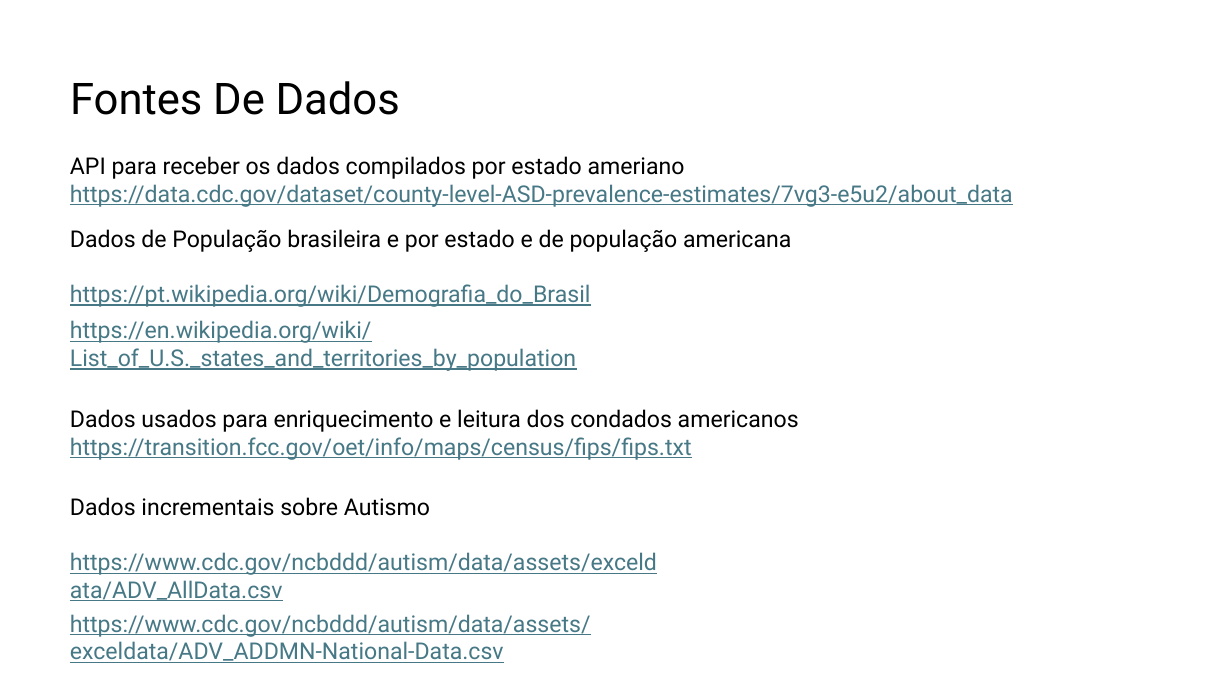
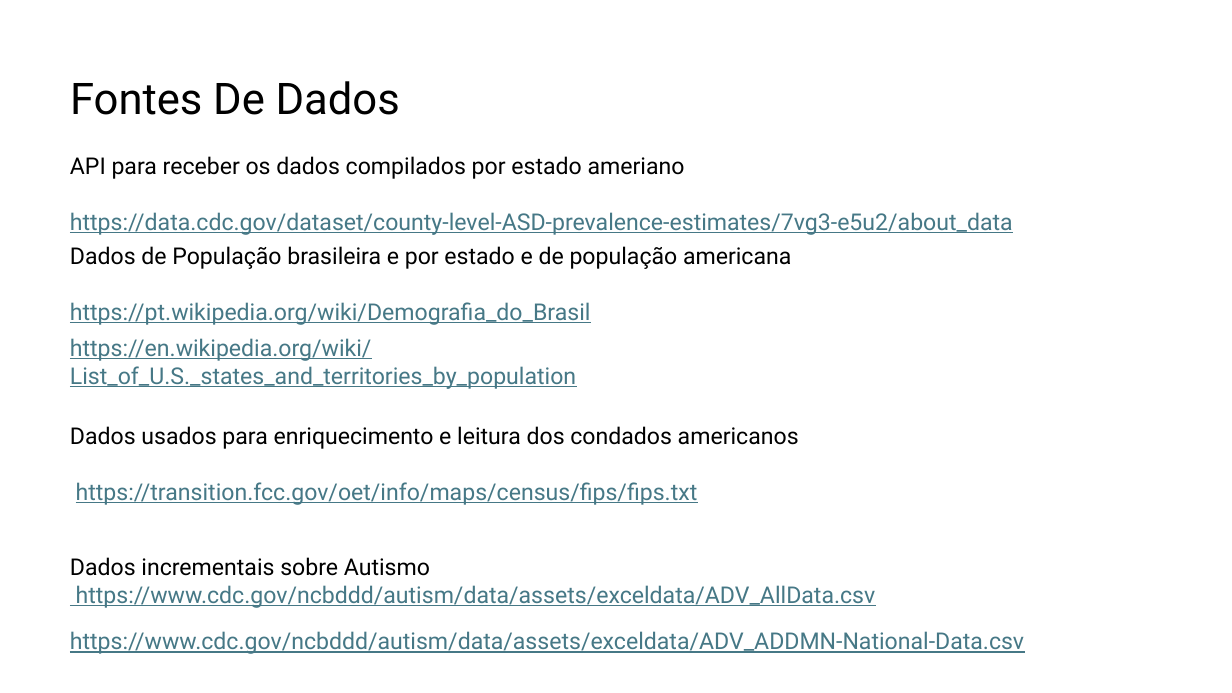
Before and after one commit to mack-ppgca-asd-data/Autism-Data-Project---Mackenzie-2024, a slide deck: slide 7 of Apresentação_do_problema.pptx. Drawn at 1232x693 pixels with LibreOffice and Linux fonts; fonts in the diff are those of the drawing. Boxes give left, top, right and bottom in pixels: in the first picture for what was removed or moved away, otherwise in the second. Text is boxed around its words. In the diff, an @@ line names an element or a change of style, - is before the commit and + after.

```diff
--- a/Apresentação_do_problema.pptx
+++ b/Apresentação_do_problema.pptx
@@ text "API para receber os dados ..." rewrapped from (x1=70, y1=156, x2=1013, y2=207) to (x1=70, y1=156, x2=1013, y2=235) @@
@@ text "Dados de População brasileira e ..." moved from (x1=70, y1=229, x2=791, y2=307) to (x1=70, y1=246, x2=791, y2=325) @@
@@ text "https://en.wikipedia.org/wiki/List_of_U.S._states_and_territ ..." moved from (x1=70, y1=320, x2=576, y2=371) to (x1=70, y1=338, x2=576, y2=389) @@
@@ text at (x1=70, y1=426, x2=799, y2=505): text changed @@
-Dados usados para enriquecimento e leitura dos condados americanos https://transition.fcc.gov/oet/info/maps/census/fips/fips.txt
+Dados usados para enriquecimento e leitura dos condados americanos
+https://transition.fcc.gov/oet/info/maps/census/fips/fips.txt
@@ text "Dados incrementais sobre Autismo" rewrapped from (x1=70, y1=497, x2=657, y2=601) to (x1=70, y1=557, x2=1024, y2=654) @@
@@ text "https://www.cdc.gov/ncbddd/autism/data/assets/exceldata/ADV_ ..." rewrapped from (x1=70, y1=614, x2=591, y2=663) to (x1=70, y1=585, x2=1024, y2=654) @@
```
Also in this commit, not shown: 1 other slide changed.
